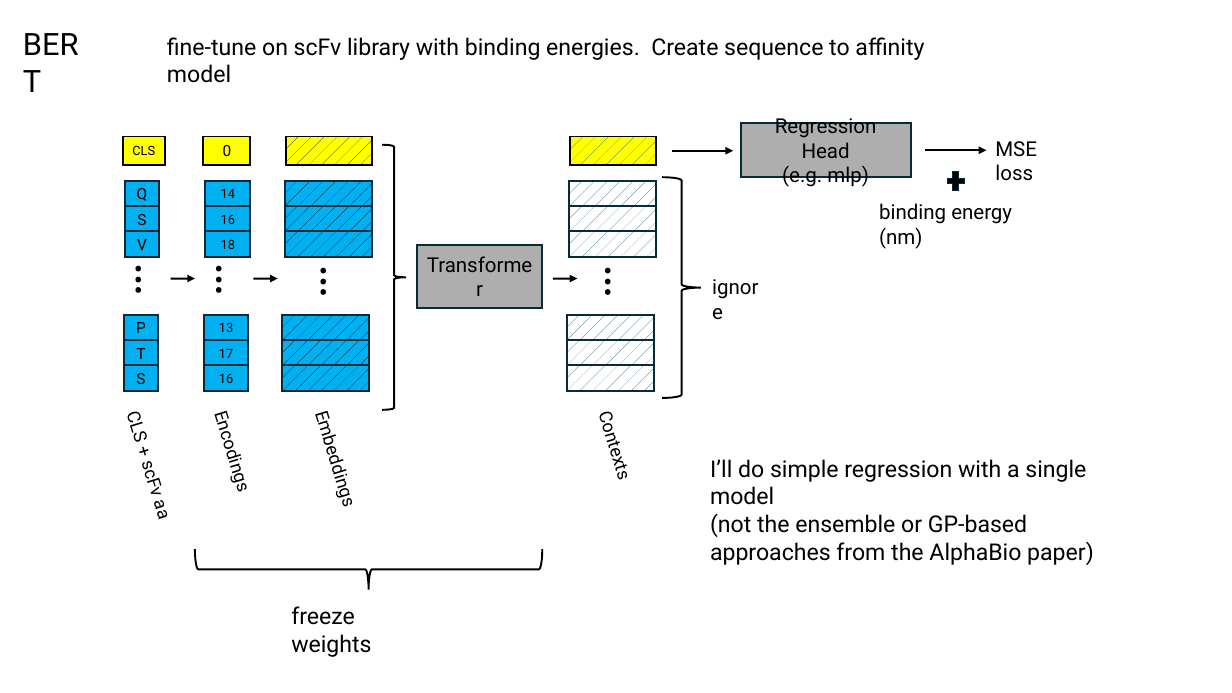
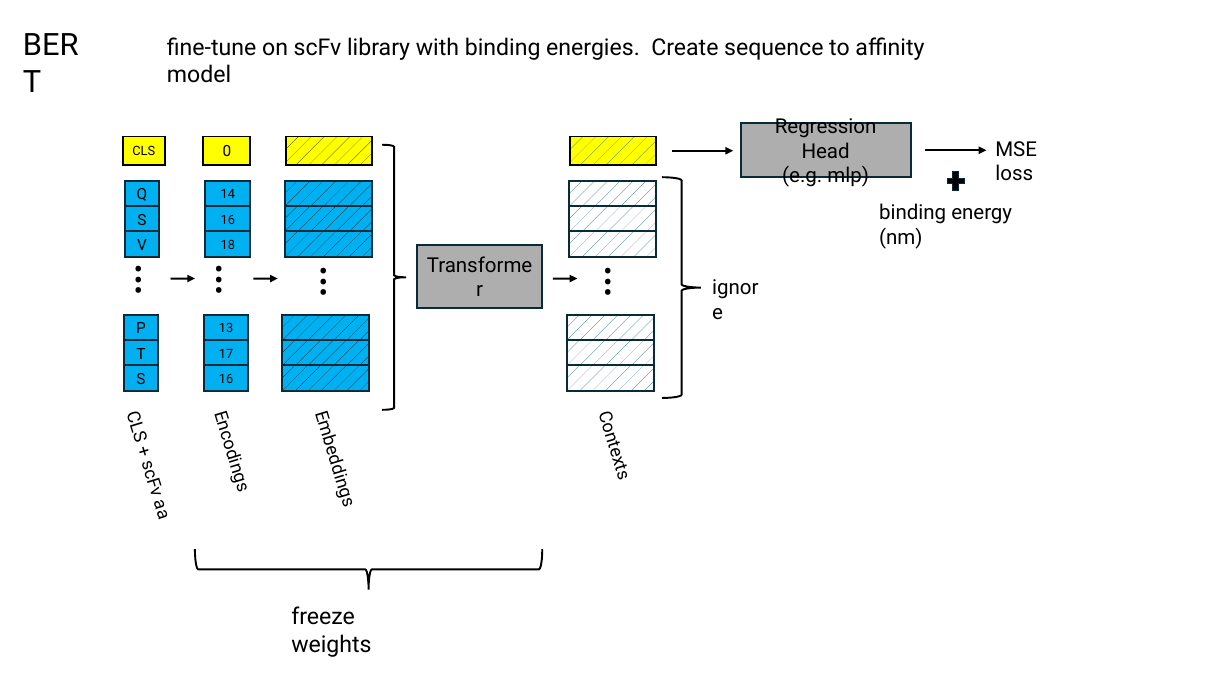
Before and after one commit to planaria158/BERT, a slide deck: slide 9 of Experiments.pptx. Drawn at 1232x693 pixels with LibreOffice and Linux fonts; fonts in the diff are those of the drawing. Boxes give left, top, right and bottom in pixels: in the first picture for what was removed or moved away, otherwise in the second. Text is boxed around its words. In the diff, an @@ line names an element or a change of style, - is before the commit and + after.

```diff
--- a/Experiments.pptx
+++ b/Experiments.pptx
@@ text removed at (710,459,1094,565) @@
-I’ll do simple regression with a single model
-(not the ensemble or GP-based approaches from the AlphaBio paper)
```
Also in this commit, not shown: 3 other slides changed.
